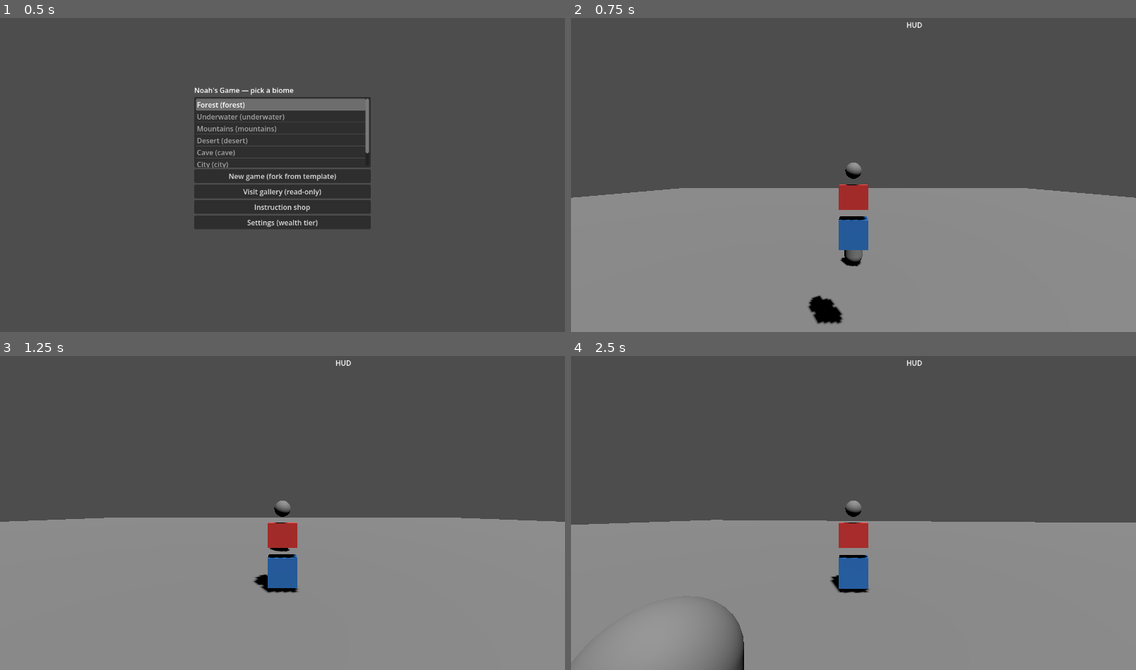
Above: before the commit, frames 1-4 (two rows, left to right).
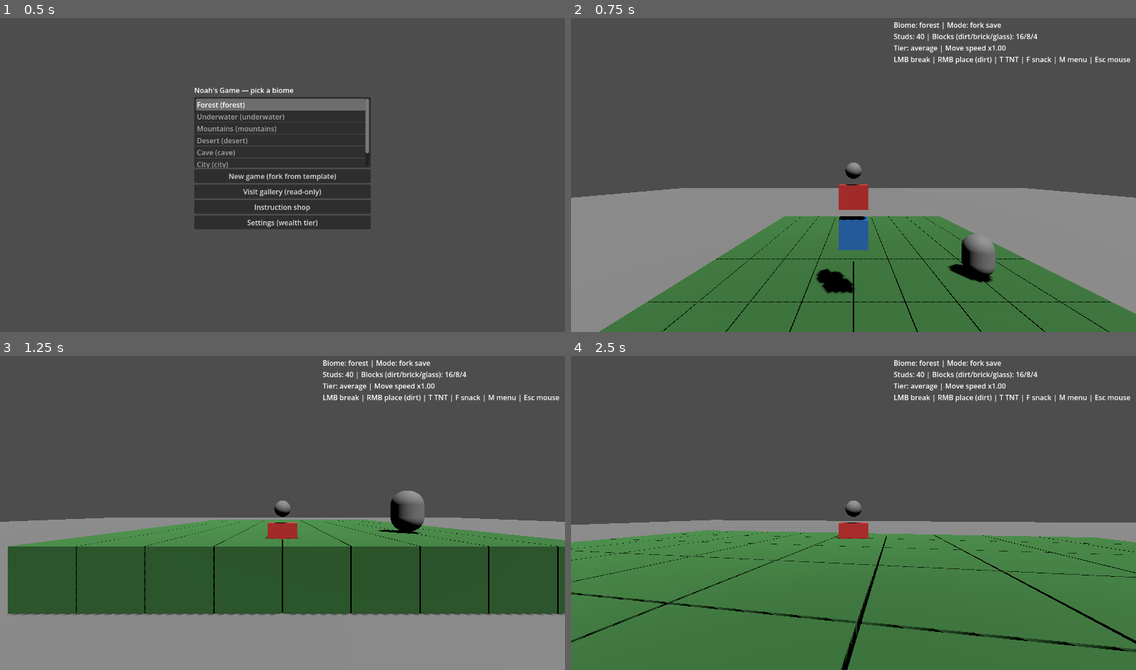
Above: after the commit, the same moments.

Repository: ridegoodwaves/noahs-game
Game: Godot game, scene res://scenes/ui/main_menu.tscn
The game is run twice, just before and just after one commit, with the same random seed, the same clock (stepped at 60 frames per second) and the same inputs.
Inputs (mouse positions are in pixels of both pictures, inside the frame that each line leads up to):
- Up to frame 1 (0.5 s): no input
- Up to frame 2 (0.75 s): click "New game (fork from template)" at 0.5 s
- Up to frame 3 (1.25 s): no input
- Up to frame 4 (2.5 s): move the mouse to (881, 509) at 1.27 s; press the mouse at (881, 509) at 1.28 s; hold W (move_forward) from 1.28 s (still down); tap Space (jump) at 1.52, 2.27 s; move the mouse to (825, 513) at 2.02 s; release the mouse at (825, 513) at 2.03 s; right-click (825, 513) at 2.1 s

Frame 1 is identical in both runs. In frame 2, 24% of the frame differs, in the area x 5-100%, y 1-100%; in frame 3, 28%; in frame 4, 44%, in the area x 0-100%, y 1-100%.
Error before the commit: Parse Error: Cannot infer the type of "tier" variable because the value doesn't have a set type. (res://scripts/play_world.gd:137)

Commit message:
feat: Godot Web export pipeline for Vercel and CI
Add export_presets.cfg (Web, single-thread), scripts/export-web.sh with
pinned 4.3-stable downloads, vercel-build orchestration, dist/web output
and WASM headers, GitHub Actions workflow, docs and play_world GDScript fix.

Co-authored-by: ridegoodwaves <ridegoodwaves@users.noreply.github.com>

Diff:
--- a/scripts/play_world.gd
+++ b/scripts/play_world.gd
@@ -133,8 +133,8 @@
 	var l: Label = _hud.get_node_or_null("VBox/Status") as Label
 	if l == null:
 		return
-	var tier_names := ["poor", "average", "rich"]
-	var tier := tier_names[clampi(PlayerProfile.wealth_tier, 0, 2)]
+	var tier_names: PackedStringArray = ["poor", "average", "rich"]
+	var tier: String = tier_names[clampi(PlayerProfile.wealth_tier, 0, 2)]
 	l.text = "Biome: %s | Mode: %s\nStuds: %s | Blocks (dirt/brick/glass): %d/%d/%d\nTier: %s | Move speed x%.2f\nLMB break | RMB place (dirt) | T TNT | F snack | M menu | Esc mouse" % [
 		GameFlow.biome_name(_biome),
 		"gallery" if _gallery else "fork save",
Not shown, added: export_presets.cfg
Not shown, changed: vercel.json
Not shown, added: .github/workflows/godot-web-export.yml
Not shown, changed: .gitignore
Not shown, changed: README.md
Not shown, changed: docs/plans/2026-05-02-002-feat-godot-web-vercel-ci-plan.md
Not shown, changed: docs/tech-stack.md
Not shown, added: scripts/export-web.sh
Not shown, added: scripts/godot-version.env
Not shown, changed: scripts/vercel-build.js
